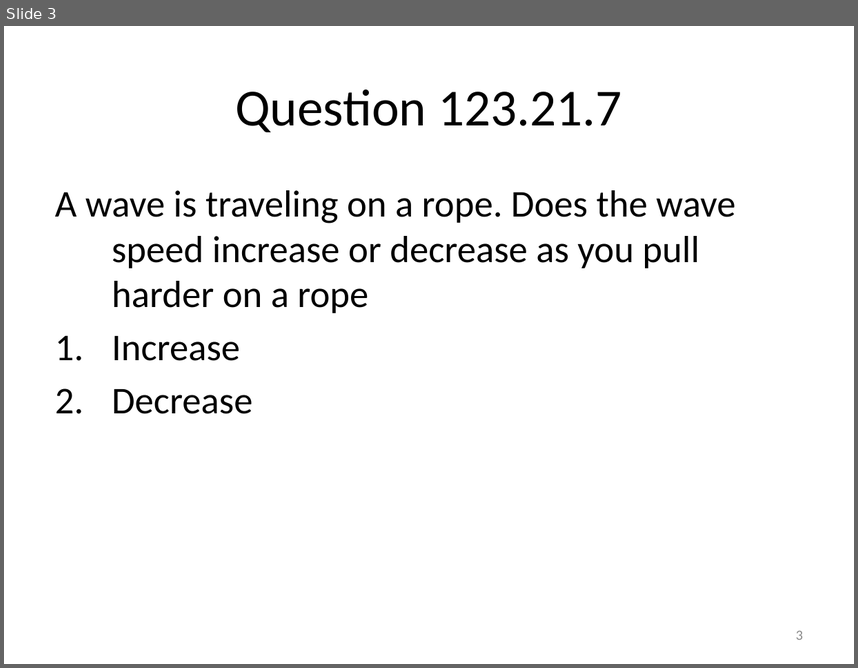
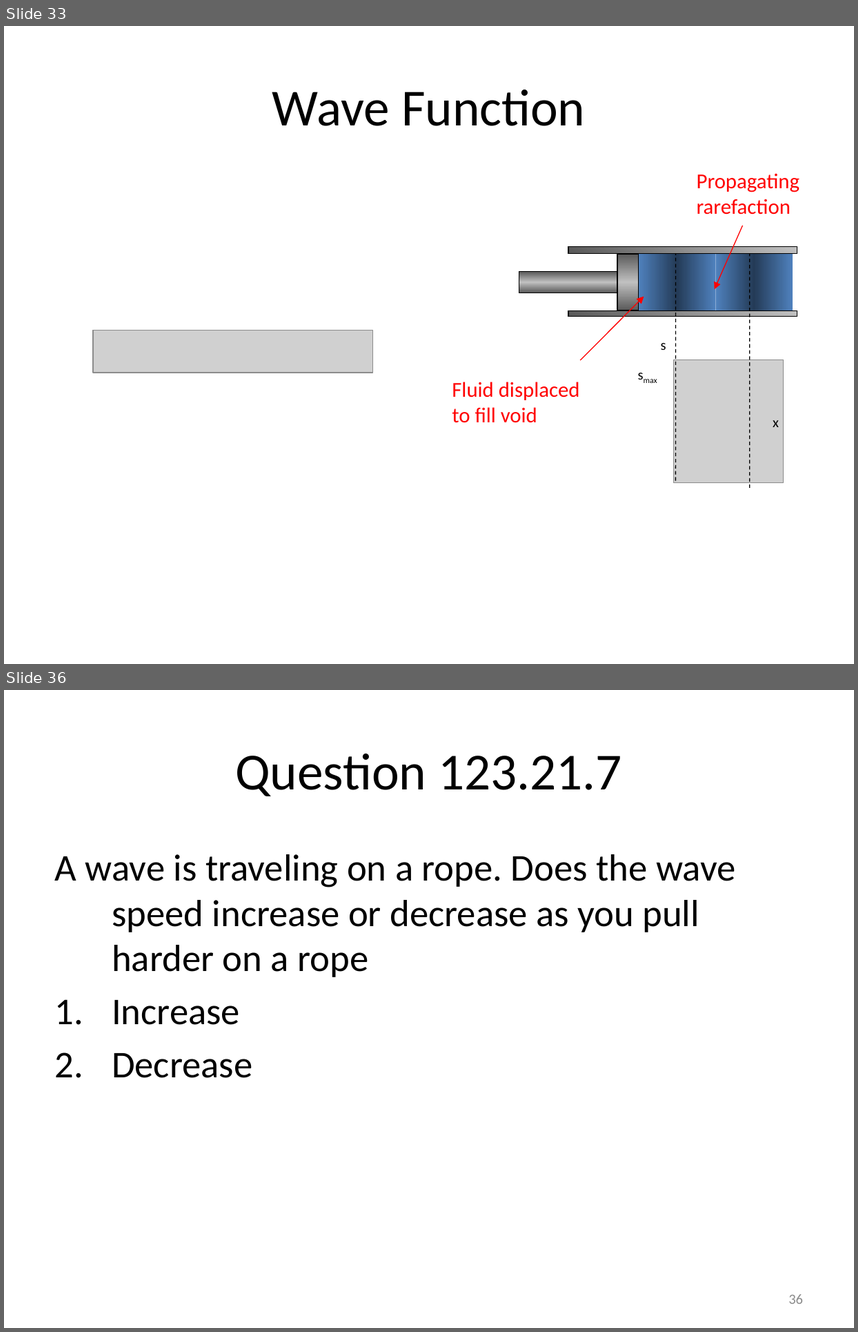
Before and after one commit to rtlines/Introductory-Physics-II, a slide deck: Lecture_Slides/PH 123 Lecture 07.pptx. Shown one above the other, each under a label of ours: slide 3 before the commit, slides 33 and 36 after it; the slides between them are not shown. The pictures are 858x668 and 858x1332 pixels, drawn with LibreOffice and Linux fonts; fonts in the diff are those of the drawing; grey boxes stand for pictures. Boxes give left, top, right and bottom in pixels: in the first picture for what was removed or moved away, otherwise in the second. Text is boxed around its words. In the diff, an @@ line names an element or a change of style, - is before the commit and + after.

Commit message:
worked on lectures 8 and 9 slides and text

```diff
--- a/Lecture_Slides/PH 123 Lecture 07.pptx
+++ b/Lecture_Slides/PH 123 Lecture 07.pptx
@@ slide 33 added at bbox=[4, 26, 854, 664], background #FFFFFF @@
@@ title added at bbox=[272, 89, 585, 126], 44 pt, text #000000 @@
+Wave Function
@@ text added at bbox=[697, 173, 800, 214], 18 pt, text #FF0000 @@
+Propagating rarefaction
@@ arrow added from (743, 226) to (715, 290), #FF0000 0.75 pt @@
@@ rectangle added at bbox=[568, 247, 797, 254], fill gradient #595959 to #C0C0C0, outline #000000 0.75 pt @@
@@ rectangle added at bbox=[519, 272, 617, 293], fill gradient #595959 to #C0C0C0, outline #000000 0.75 pt @@
@@ rectangle added at bbox=[618, 254, 639, 311], fill gradient #595959 to #C0C0C0, outline #000000 0.75 pt @@
@@ rectangle added at bbox=[639, 254, 716, 311], fill gradient #4F81BD to #395C87 @@
@@ line added from (675, 481) to (675, 254), #000000 0.75 pt dashed @@
@@ rectangle added at bbox=[715, 254, 793, 311], fill gradient #4F81BD to #395C87 @@
@@ line added from (749, 488) to (749, 254), #000000 0.75 pt dashed @@
@@ rectangle added at bbox=[568, 311, 797, 316], fill gradient #595959 to #C0C0C0, outline #000000 0.75 pt @@
@@ arrow added from (580, 360) to (644, 296), #FF0000 0.75 pt @@
@@ picture added at bbox=[93, 330, 373, 372] @@
@@ text added at bbox=[661, 343, 666, 350], 12 pt, text #000000 @@
+s
@@ text added at bbox=[630, 361, 671, 386], 12 pt, text #000000 @@
+smax
@@ picture added at bbox=[674, 360, 784, 483] @@
@@ text added at bbox=[452, 381, 580, 423], 18 pt, text #FF0000 @@
+Fluid displaced to fill void
@@ text added at bbox=[773, 420, 779, 427], 12 pt, text #000000 @@
+x
@@ what was slide 3 is now slide 36 @@
@@ page number at bbox=[789, 1294, 803, 1303]: text changed @@
-3
+36
```
Also in this commit, not shown: 15 other slides added, 8 other files.
